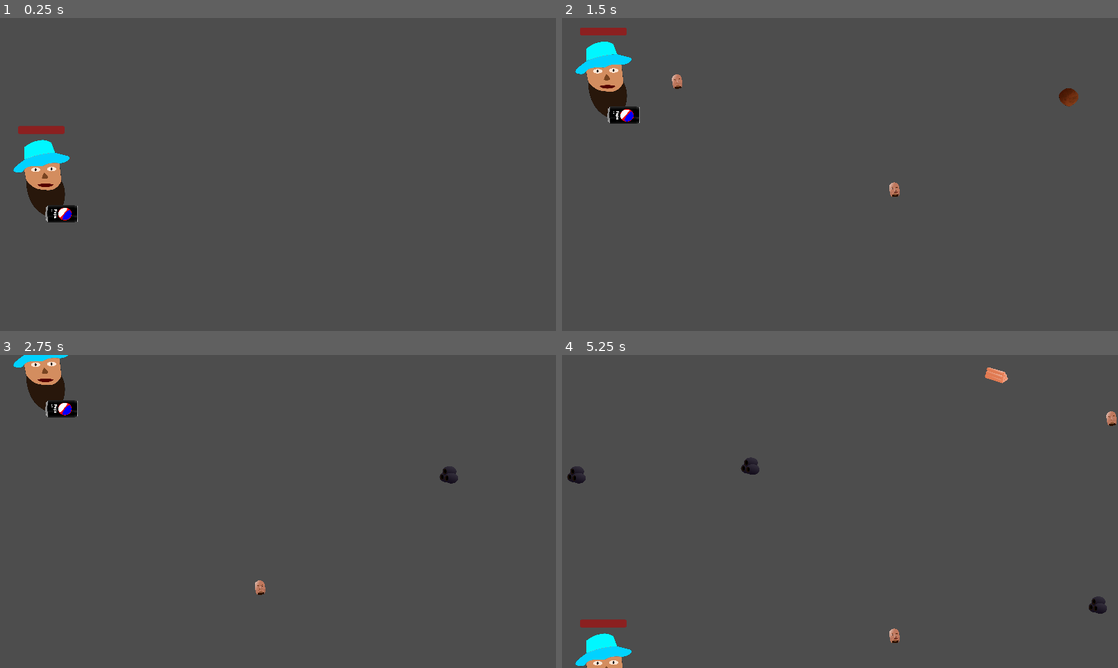
Above: before the commit, frames 1-4 (two rows, left to right).
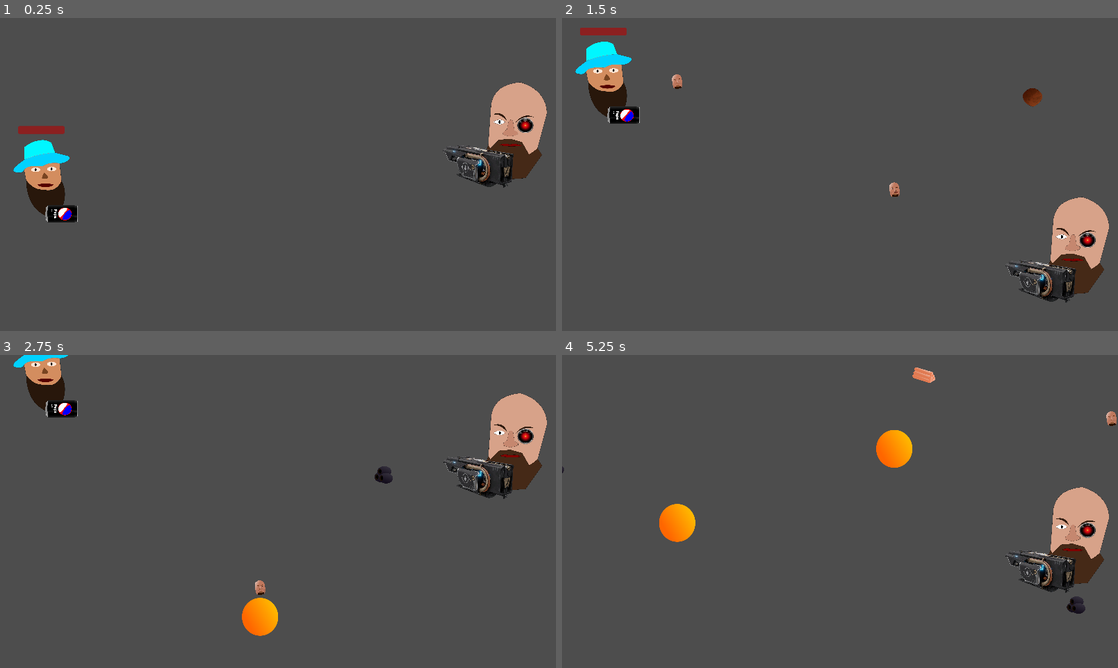
Above: after the commit, the same moments.

Repository: Seakorv/SmokeCheesesOfPapaTrouga
Game: Godot game, scene res://Scenes/kivikyläland.tscn
Same seed, same stepped clock (60 frames per second), same inputs: the game is played once before the commit and once after it. This scene is started directly instead of the project's main scene.
Inputs:
- Up to frame 1 (0.25 s): no input
- Up to frame 2 (1.5 s): hold W (move_up) 0.53-1.28 s; tap Space (shoot_pepemake) at 0.6, 1.35 s; hold S (move_down) from 1.28 s (still down)
- Up to frame 3 (2.75 s): release S (move_down) at 2.03 s; hold W (move_up) from 2.03 s (still down); tap Space (shoot_pepemake) at 2.1 s
- Up to frame 4 (5.25 s): tap Space (shoot_pepemake) every 0.75 s from 2.85 to 5.1 s; release W (move_up) at 3.53 s; hold S (move_down) from 3.53 s (still down)

The runs differ from the first frame. In frame 1, 3.2% of the frame differs, in the area x 79-99%, y 20-55%; in frame 2, 3.5%; in frame 3, 4.0%; in frame 4, 6.3%, in the area x 0-99%, y 4-100%.

Commit message:
Made a boss Rixa

Diff:
--- a/Scenes/gee_bullet.tscn
+++ b/Scenes/gee_bullet.tscn
@@ -9,7 +9,7 @@
 
 [node name="GeeBullet" type="Area2D"]
 collision_layer = 4
-collision_mask = 2
+collision_mask = 26
 script = ExtResource("1_bqas3")
 
 [node name="Sprite2D" type="Sprite2D" parent="."]
--- a/Scenes/kivikyläland.tscn
+++ b/Scenes/kivikyläland.tscn
@@ -9,13 +9,14 @@
 [ext_resource type="PackedScene" uid="uid://d4iyntemx3mq4" path="res://Scenes/kebab.tscn" id="6_rbx6j"]
 [ext_resource type="PackedScene" uid="uid://o6vcn2416phu" path="res://Scenes/mandarin.tscn" id="7_cb03f"]
 [ext_resource type="PackedScene" uid="uid://bgugebki5dji7" path="res://Scenes/golden_meatball.tscn" id="8_biju8"]
+[ext_resource type="PackedScene" uid="uid://cl7gef6ncucmy" path="res://Scenes/rix_ai.tscn" id="10_lyykh"]
 
 [node name="Kivikyläland" type="Node2D"]
 rotation = -0.000465051
 script = ExtResource("1_f8oof")
 foodScenes = Array[PackedScene]([ExtResource("2_va0ts"), ExtResource("3_rwdky"), ExtResource("4_4j3as"), ExtResource("5_ixm6y"), ExtResource("6_rbx6j"), ExtResource("7_cb03f"), ExtResource("8_biju8")])
 
-[node name="foodSpawnTimerOne" type="Timer" parent="."]
+[node name="FoodSpawnTimerOne" type="Timer" parent="."]
 autostart = true
 
 [node name="PapaT" parent="." instance=ExtResource("2_d8r7w")]
@@ -28,5 +29,7 @@
 
 [node name="FoodContainer" type="Node2D" parent="."]
 
-[connection signal="timeout" from="foodSpawnTimerOne" to="." method="_on_food_spawn_timer_one_timeout"]
-[connection signal="timeout" from="foodSpawnTimerOne" to="." method="_on_bad_food_spawn_timer_timeout"]
+[node name="RixAI" parent="." instance=ExtResource("10_lyykh")]
+
+[connection signal="timeout" from="FoodSpawnTimerOne" to="." method="_on_food_spawn_timer_one_timeout"]
+[connection signal="timeout" from="FoodSpawnTimerOne" to="." method="_on_bad_food_spawn_timer_timeout"]
--- a/Scenes/player.tscn
+++ b/Scenes/player.tscn
@@ -5,7 +5,7 @@
 [ext_resource type="Texture2D" uid="uid://x3dkwwfxvmpq" path="res://Assets/Characters/pepeMake.png" id="3_xn5u2"]
 
 [node name="PapaT" type="CharacterBody2D" groups=["player"]]
-collision_mask = 2
+collision_mask = 26
 motion_mode = 1
 script = ExtResource("1_pyuuv")
 metadata/_edit_vertical_guides_ = [-67.0]
--- /dev/null
+++ b/Scenes/rix_ai.tscn
@@ -0,0 +1,31 @@
+[gd_scene load_steps=5 format=3 uid="uid://cl7gef6ncucmy"]
+
+[ext_resource type="Script" path="res://Scripts/rix_ai.gd" id="1_5trvu"]
+[ext_resource type="Script" path="res://Scripts/PathFollow2Drixa.gd" id="2_wwtd2"]
+[ext_resource type="PackedScene" uid="uid://doiy8sc58g8s0" path="res://Scenes/rixa.tscn" id="2_xalei"]
+
+[sub_resource type="Curve2D" id="Curve2D_vt0f0"]
+_data = {
+"points": PackedVector2Array(0, 0, 0, 0, 104, -48, 0, 0, 0, 0, 105, -417, 0, 0, 0, 0, 105, 225, 0, 0, 0, 0, 101, -60)
+}
+point_count = 4
+
+[node name="RixAI" type="Node2D"]
+position = Vector2(2.08165e-12, 2.08165e-12)
+script = ExtResource("1_5trvu")
+
+[node name="Jotunn_ase" type="Node2D" parent="."]
+position = Vector2(2.08165e-12, 2.08165e-12)
+
+[node name="Path2D" type="Path2D" parent="."]
+position = Vector2(1672, 601)
+curve = SubResource("Curve2D_vt0f0")
+
+[node name="PathFollow2D" type="PathFollow2D" parent="Path2D"]
+position = Vector2(104, -48)
+rotation = -1.55719
+rotates = false
+script = ExtResource("2_wwtd2")
+
+[node name="Rixa" parent="Path2D/PathFollow2D" instance=ExtResource("2_xalei")]
+rotation = 1.55719
--- /dev/null
+++ b/Scenes/rixa.tscn
@@ -0,0 +1,34 @@
+[gd_scene load_steps=4 format=3 uid="uid://doiy8sc58g8s0"]
+
+[ext_resource type="Texture2D" uid="uid://dofvwvtyaj1pv" path="res://Assets/Characters/RixaVihu.png" id="2_60mm6"]
+[ext_resource type="Script" path="res://Scripts/rixa.gd" id="2_kgmih"]
+[ext_resource type="Texture2D" uid="uid://ceigau1fq1fk2" path="res://Assets/Projectiles/Jötunn.png" id="3_fqwm7"]
+
+[node name="Rixa" type="Area2D"]
+position = Vector2(2.08165e-12, 2.08165e-12)
+collision_layer = 8
+script = ExtResource("2_kgmih")
+
+[node name="Sprite2D" type="Sprite2D" parent="."]
+position = Vector2(2.08165e-12, 2.08165e-12)
+scale = Vector2(0.33609, 0.316557)
+texture = ExtResource("2_60mm6")
+
+[node name="CollisionPolygon2D" type="CollisionPolygon2D" parent="."]
+polygon = PackedVector2Array(17, -166, 53, -152, 82, -131, 99, -105, 109, -72, 108, -60, 77, 55, 91, 80, 37, 161, -40, 168, -101, 140, -112, 102, -91, 49, -82, -86, -73, -121, -59, -138, -38, -151, -10, -162)
+
+[node name="Sprite2D2" type="Sprite2D" parent="."]
+position = Vector2(-126, 122)
+rotation = 0.0247967
+scale = Vector2(0.158849, 0.155117)
+texture = ExtResource("3_fqwm7")
+
+[node name="ShootTimer" type="Timer" parent="."]
+wait_time = 1.5
+autostart = true
+
+[node name="Muzzletun" type="Marker2D" parent="."]
+position = Vector2(-262, 108)
+rotation = 1.56826
+
+[connection signal="timeout" from="ShootTimer" to="." method="_on_shoot_timer_timeout"]
--- /dev/null
+++ b/Scenes/rixa_bullet.tscn
@@ -0,0 +1,27 @@
+[gd_scene load_steps=4 format=3 uid="uid://hdil11kcnani"]
+
+[ext_resource type="Texture2D" uid="uid://dfrr1at4qvq2w" path="res://Assets/Projectiles/rixaAmmus.png" id="1_vytot"]
+[ext_resource type="Script" path="res://Scripts/rixa_bullet.gd" id="1_wov01"]
+
+[sub_resource type="CircleShape2D" id="CircleShape2D_qpla6"]
+radius = 64.0
+
+[node name="RixaBullet" type="Area2D"]
+collision_layer = 16
+script = ExtResource("1_wov01")
+speed = 500
+
+[node name="Sprite2D" type="Sprite2D" parent="."]
+position = Vector2(-0.999999, -1)
+scale = Vector2(0.610976, 0.610976)
+texture = ExtResource("1_vytot")
+
+[node name="CollisionShape2D" type="CollisionShape2D" parent="."]
+shape = SubResource("CircleShape2D_qpla6")
+
+[node name="VisibleOnScreenNotifier2D" type="VisibleOnScreenNotifier2D" parent="."]
+position = Vector2(90, -1)
+scale = Vector2(1, 6)
+
+[connection signal="body_entered" from="." to="." method="_on_body_entered"]
+[connection signal="screen_exited" from="VisibleOnScreenNotifier2D" to="." method="_on_visible_on_screen_notifier_2d_screen_exited"]
--- /dev/null
+++ b/Scripts/PathFollow2Drixa.gd
@@ -0,0 +1,7 @@
+extends PathFollow2D
+
+@export var speed = 0.5
+
+# Called every frame. 'delta' is the elapsed time since the previous frame.
+func _process(delta):
+	progress_ratio += delta * speed
--- /dev/null
+++ b/Scripts/boss.gd
@@ -0,0 +1 @@
+class_name Boss extends Area2D
--- /dev/null
+++ b/Scripts/boss_ammonition.gd
@@ -0,0 +1 @@
+class_name BossAmmo extends Area2D
--- a/Scripts/food.gd
+++ b/Scripts/food.gd
@@ -8,9 +8,11 @@
 @export var damage = 0
 ## How much score does the food give?
 @export var points = 0
+## Speed variable which can be changed. Multiples the base speed. Give something like 1.5 for the value.
+@export var speed_multiplier = 1
 
 func _physics_process(delta):
-	global_position.x += -speed * delta
+	global_position.x += -(speed * speed_multiplier) * delta
 
 
 func die():
--- a/Scripts/gee_bullet.gd
+++ b/Scripts/gee_bullet.gd
@@ -15,3 +15,8 @@
 	if area is Food:
 		area.die()
 		queue_free()
+	if area is Boss:
+		area.im_hurt()
+		queue_free()
+	if area is BossAmmo:
+		queue_free()
--- a/Scripts/kivikyläland.gd
+++ b/Scripts/kivikyläland.gd
@@ -4,9 +4,10 @@
 
 @onready var player_spawn = $SpawnPosition
 @onready var pepe_make_ase = $PepeMakeAse
-@onready var timer1 = $foodSpawnTimerOne
+@onready var timer1 = $FoodSpawnTimerOne
 @onready var food_container = $FoodContainer
 
+var how_many_food = 0
 var player = null
 
 
@@ -32,10 +33,15 @@
 
 ##Timer for first food spawns before Rixa
 func _on_food_spawn_timer_one_timeout():
+	how_many_food += 1
 	var which_food = choose_not_so_randomly_from_seven(30, 10, 30, 15, 8, 6, 1)
 	var food = foodScenes[which_food].instantiate()
+	food.speed_multiplier = 1.5
 	food.global_position = Vector2(2000, randf_range(50, 1030))
 	food_container.add_child(food)
+	if how_many_food == 10:
+		$FoodSpawnTimerOne.stop()
+		how_many_food = 0
 
 
 ## Giving an int from zero to six, which food will be chosen. Give percentages in parameters. Don't exeed 100 lol
--- /dev/null
+++ b/Scripts/rix_ai.gd
@@ -0,0 +1,13 @@
+extends Node2D
+
+@onready var boss = $Path2D/PathFollow2D/Rixa
+@onready var jotunn_ase = $Jotunn_ase
+
+func _ready():
+	boss.jotunn_shot.connect(_on_boss_jotunn_shot)
+
+
+func _on_boss_jotunn_shot(jotunn_scene, location):
+	var jshot = jotunn_scene.instantiate()
+	jshot.global_position = location
+	jotunn_ase.add_child(jshot)
--- /dev/null
+++ b/Scripts/rixa.gd
@@ -0,0 +1,32 @@
+class_name Rixa extends Boss
+
+signal jotunn_shot(jotunn_scene, location)
+
+@onready var shoot_timer = $ShootTimer
+@onready var jotunn_ase = $Jotunn_ase
+@onready var muzzle = $Muzzletun
+
+## Boss health
+@export var health = 20
+## Boss vector speed
+@export var speed = 500
+## How many points will boss' death give
+@export var score = 1000
+
+
+var jotunn_scene = preload("res://Scenes/rixa_bullet.tscn")
+
+
+func _on_shoot_timer_timeout():
+	jotunn_shot.emit(jotunn_scene, muzzle.global_position)
+
+
+func im_hurt():
+	health -= 1
+	if health <= 0:
+		death()
+
+
+func death():
+	queue_free()
+	$ShootTimer.stop()
--- /dev/null
+++ b/Scripts/rixa_bullet.gd
@@ -0,0 +1,17 @@
+extends BossAmmo
+
+@export var speed = 300
+
+
+func _physics_process(delta):
+	global_position.x += -speed * delta
+
+
+func _on_visible_on_screen_notifier_2d_screen_exited():
+	queue_free()
+
+
+func _on_body_entered(body):
+	if body is PapaT:
+		body.die()
+		queue_free()
--- /dev/null
+++ b/boss.tscn
@@ -0,0 +1,16 @@
+[gd_scene load_steps=3 format=3 uid="uid://d043icyjwpbht"]
+
+[ext_resource type="Texture2D" uid="uid://dofvwvtyaj1pv" path="res://Assets/Characters/RixaVihu.png" id="1_qd1ma"]
+[ext_resource type="Script" path="res://Scripts/boss.gd" id="1_yhm27"]
+
+[node name="Boss" type="Area2D"]
+collision_layer = 8
+script = ExtResource("1_yhm27")
+
+[node name="Sprite2D" type="Sprite2D" parent="."]
+position = Vector2(-1.99998, 0)
+scale = Vector2(0.33609, 0.316557)
+texture = ExtResource("1_qd1ma")
+
+[node name="CollisionPolygon2D" type="CollisionPolygon2D" parent="."]
+polygon = PackedVector2Array(17, -166, 53, -152, 82, -131, 99, -105, 109, -72, 108, -60, 77, 55, 91, 80, 37, 161, -40, 168, -101, 140, -112, 102, -91, 49, -82, -86, -73, -121, -59, -138, -38, -151, -10, -162)
--- a/project.godot
+++ b/project.godot
@@ -78,6 +78,8 @@
 2d_physics/layer_1="papaT"
 2d_physics/layer_2="food"
 2d_physics/layer_3="papaAmmonition"
+2d_physics/layer_4="Bosses"
+2d_physics/layer_5="bossAmmonition"
 
 [rendering]
 
Binary file added: Assets/Characters/JTpng.png
Not shown, added: Assets/Characters/JTpng.png.import
Binary file added: Assets/Characters/JetiPNG.png
Not shown, added: Assets/Characters/JetiPNG.png.import
Binary file added: Assets/Characters/Korv.png
Not shown, added: Assets/Characters/Korv.png.import
Binary file added: Assets/Characters/KorvRed.png
Not shown, added: Assets/Characters/KorvRed.png.import
Binary file added: Assets/Characters/RixaVihu.png
Not shown, added: Assets/Characters/RixaVihu.png.import
Binary file added: Assets/Characters/smiqVihu.png
Not shown, added: Assets/Characters/smiqVihu.png.import
(and 9 more such lines)
